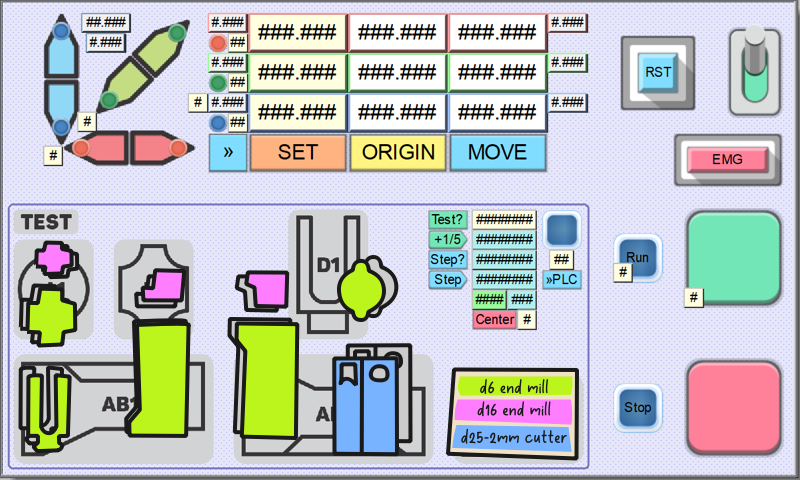
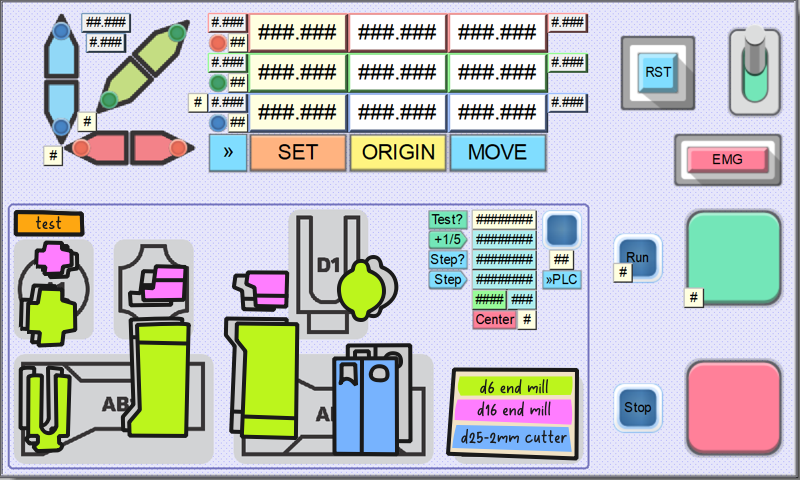
Layers edited between the first and the second 800px x 480px image:
pixels changed over [13, 210, 295, 435] (layer not identified)
